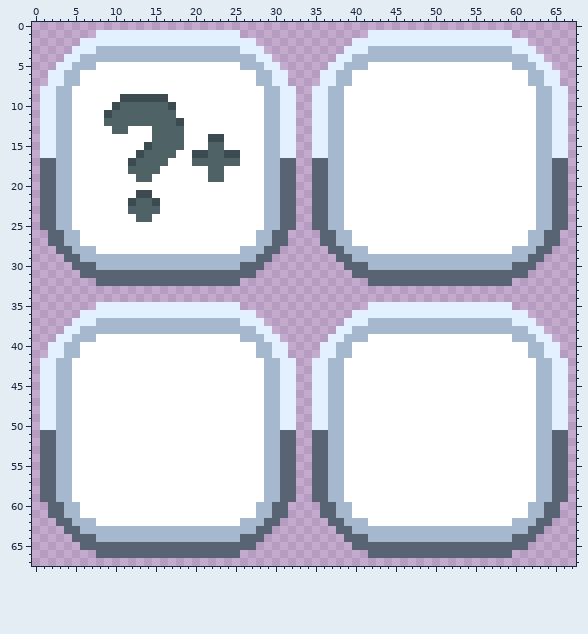
File history of a pixel-art file, assets/1x/map_tags.aseprite. Above: the version before the commit.
68x68 pixels, 1 frame.
New version:
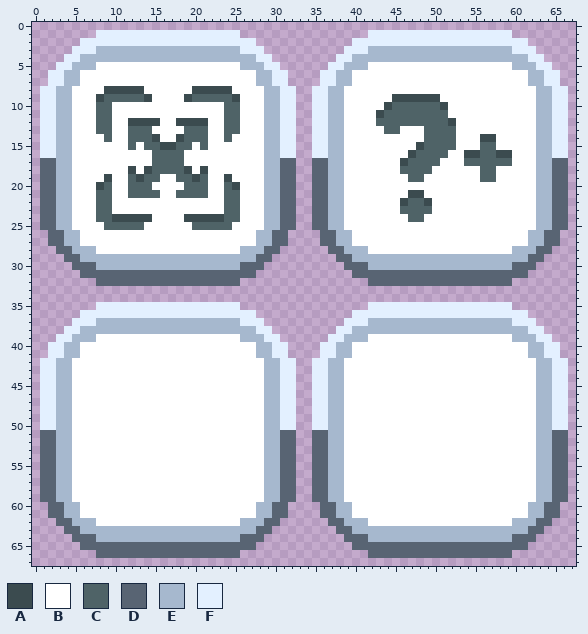
Palette (. is transparent): A #3b4b4f  B #ffffff  C #4f6367  D #586473  E #a6b8ce  F #e3f0ff
Commit message: Update Bigger map tag
From old to new:
--- layers "Layer 2", "Layer 1"
@@ x 0..67 @@
  7 ..FFEEBBBBBBBBBBBBBBBBBBBBBBEEFF....FFEEBBBBBBBBBBBBBBBBBBBBBBEEFF..
- 8 .FFEEBBBBBBBBBBBBBBBBBBBBBBBBEEFF..FFEEBBBBBBBBBBBBBBBBBBBBBBBBEEFF.
- 9 .FFEEBBBBBBAAAAAABBBBBBBBBBBBEEFF..FFEEBBBBBBBBBBBBBBBBBBBBBBBBEEFF.
-10 .FFEEBBBBBACCCCCCABBBBBBBBBBBEEFF..FFEEBBBBBBBBBBBBBBBBBBBBBBBBEEFF.
-11 .FFEEBBBBACCCCCCCCBBBBBBBBBBBEEFF..FFEEBBBBBBBBBBBBBBBBBBBBBBBBEEFF.
-12 .FFEEBBBBCCCCCCCCCABBBBBBBBBBEEFF..FFEEBBBBBBBBBBBBBBBBBBBBBBBBEEFF.
-13 .FFEEBBBBBCCBBBCCCCBBBBBBBBBBEEFF..FFEEBBBBBBBBBBBBBBBBBBBBBBBBEEFF.
-14 .FFEEBBBBBBBBBBCCCCBBBAABBBBBEEFF..FFEEBBBBBBBBBBBBBBBBBBBBBBBBEEFF.
-15 .FFEEBBBBBBBBBACCCCBBBCCBBBBBEEFF..FFEEBBBBBBBBBBBBBBBBBBBBBBBBEEFF.
-16 .FFEEBBBBBBBBACCCCBBAACCAABBBEEFF..FFEEBBBBBBBBBBBBBBBBBBBBBBBBEEFF.
-17 .DDEEBBBBBBBACCCCBBBCCCCCCBBBEEDD..DDEEBBBBBBBBBBBBBBBBBBBBBBBBEEDD.
-18 .DDEEBBBBBBBCCCCBBBBBBCCBBBBBEEDD..DDEEBBBBBBBBBBBBBBBBBBBBBBBBEEDD.
-19 .DDEEBBBBBBBBCCBBBBBBBCCBBBBBEEDD..DDEEBBBBBBBBBBBBBBBBBBBBBBBBEEDD.
-20 .DDEEBBBBBBBBBBBBBBBBBBBBBBBBEEDD..DDEEBBBBBBBBBBBBBBBBBBBBBBBBEEDD.
-21 .DDEEBBBBBBBBAABBBBBBBBBBBBBBEEDD..DDEEBBBBBBBBBBBBBBBBBBBBBBBBEEDD.
-22 .DDEEBBBBBBBACCABBBBBBBBBBBBBEEDD..DDEEBBBBBBBBBBBBBBBBBBBBBBBBEEDD.
-23 .DDEEBBBBBBBCCCCBBBBBBBBBBBBBEEDD..DDEEBBBBBBBBBBBBBBBBBBBBBBBBEEDD.
-24 .DDEEBBBBBBBBCCBBBBBBBBBBBBBBEEDD..DDEEBBBBBBBBBBBBBBBBBBBBBBBBEEDD.
-25 .DDEEBBBBBBBBBBBBBBBBBBBBBBBBEEDD..DDEEBBBBBBBBBBBBBBBBBBBBBBBBEEDD.
+ 8 .FFEEBBBBAAAAABBBBBBAAAAABBBBEEFF..FFEEBBBBBBBBBBBBBBBBBBBBBBBBEEFF.
+ 9 .FFEEBBBACCCCCABBBBACCCCCABBBEEFF..FFEEBBBBBBAAAAAABBBBBBBBBBBBEEFF.
+10 .FFEEBBBCCBBBBBBBBBBBBBBCCBBBEEFF..FFEEBBBBBACCCCCCABBBBBBBBBBBEEFF.
+11 .FFEEBBBCCBBBBBBBBBBBBBBCCBBBEEFF..FFEEBBBBACCCCCCCCBBBBBBBBBBBEEFF.
+12 .FFEEBBBCCBBAAAABBAAAABBCCBBBEEFF..FFEEBBBBCCCCCCCCCABBBBBBBBBBEEFF.
+13 .FFEEBBBCCBBCCCBBBBCCCBBCCBBBEEFF..FFEEBBBBBCCBBBCCCCBBBBBBBBBBEEFF.
+14 .FFEEBBBBCBBCCCABBACCCBBCBBBBEEFF..FFEEBBBBBBBBBBCCCCBBBAABBBBBEEFF.
+15 .FFEEBBBBBBBCBCCAACCBCBBBBBBBEEFF..FFEEBBBBBBBBBACCCCBBBCCBBBBBEEFF.
+16 .FFEEBBBBBBBBBBCCCCBBBBBBBBBBEEFF..FFEEBBBBBBBBACCCCBBAACCAABBBEEFF.
+17 .DDEEBBBBBBBBBBCCCCBBBBBBBBBBEEDD..DDEEBBBBBBBACCCCBBBCCCCCCBBBEEDD.
+18 .DDEEBBBBBBBABACCCCABABBBBBBBEEDD..DDEEBBBBBBBCCCCBBBBBBCCBBBBBEEDD.
+19 .DDEEBBBBABBCACCBBCCACBBABBBBEEDD..DDEEBBBBBBBBCCBBBBBBBCCBBBBBEEDD.
+20 .DDEEBBBACBBCCCBBBBCCCBBCABBBEEDD..DDEEBBBBBBBBBBBBBBBBBBBBBBBBEEDD.
+21 .DDEEBBBCCBBCCCCBBCCCCBBCCBBBEEDD..DDEEBBBBBBBBAABBBBBBBBBBBBBBEEDD.
+22 .DDEEBBBCCBBBBBBBBBBBBBBCCBBBEEDD..DDEEBBBBBBBACCABBBBBBBBBBBBBEEDD.
+23 .DDEEBBBCCBBBBBBBBBBBBBBCCBBBEEDD..DDEEBBBBBBBCCCCBBBBBBBBBBBBBEEDD.
+24 .DDEEBBBCCAAAAABBBBAAAAACCBBBEEDD..DDEEBBBBBBBBCCBBBBBBBBBBBBBBEEDD.
+25 .DDEEBBBBCCCCCBBBBBBCCCCCBBBBEEDD..DDEEBBBBBBBBBBBBBBBBBBBBBBBBEEDD.
 26 ..DDEEBBBBBBBBBBBBBBBBBBBBBBEEDD....DDEEBBBBBBBBBBBBBBBBBBBBBBEEDD..
Where, in picture pixels (left, top, right, bottom), the same in both pictures:
changed: (96, 86, 240, 230)
changed: (376, 94, 512, 222)
